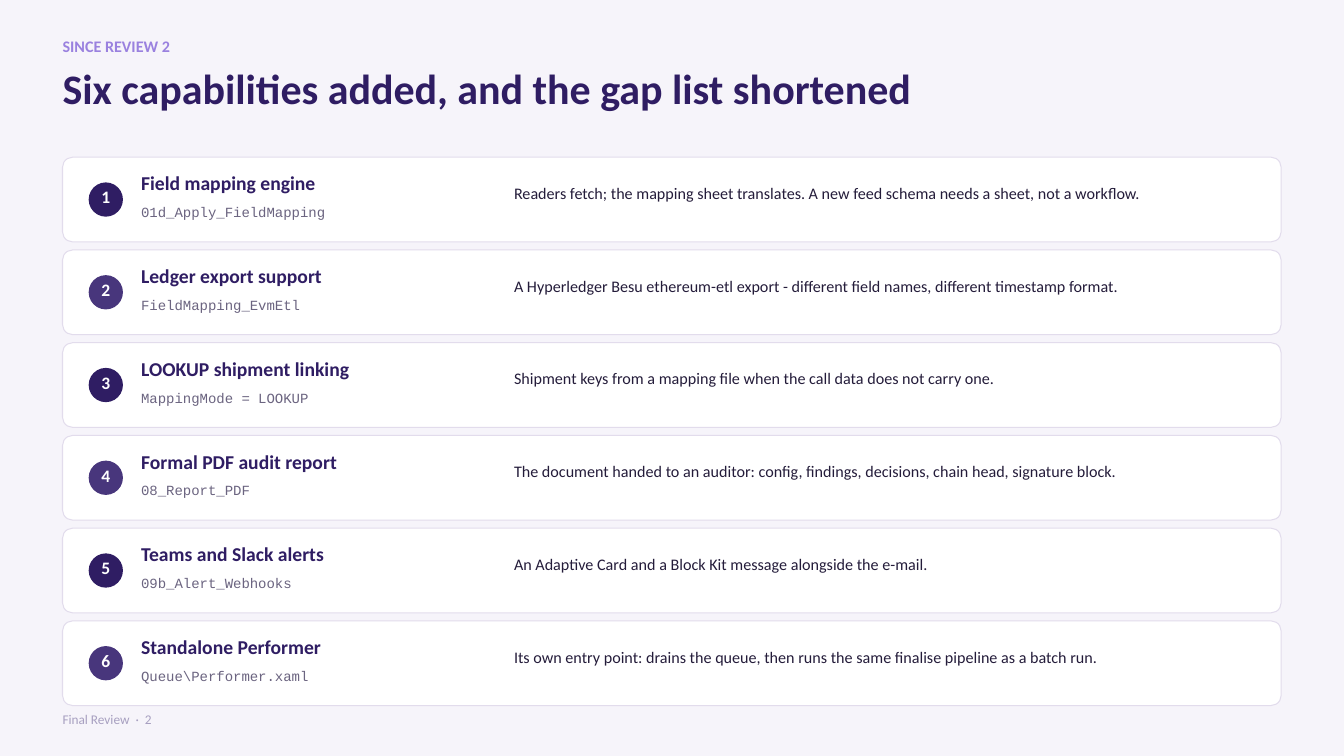
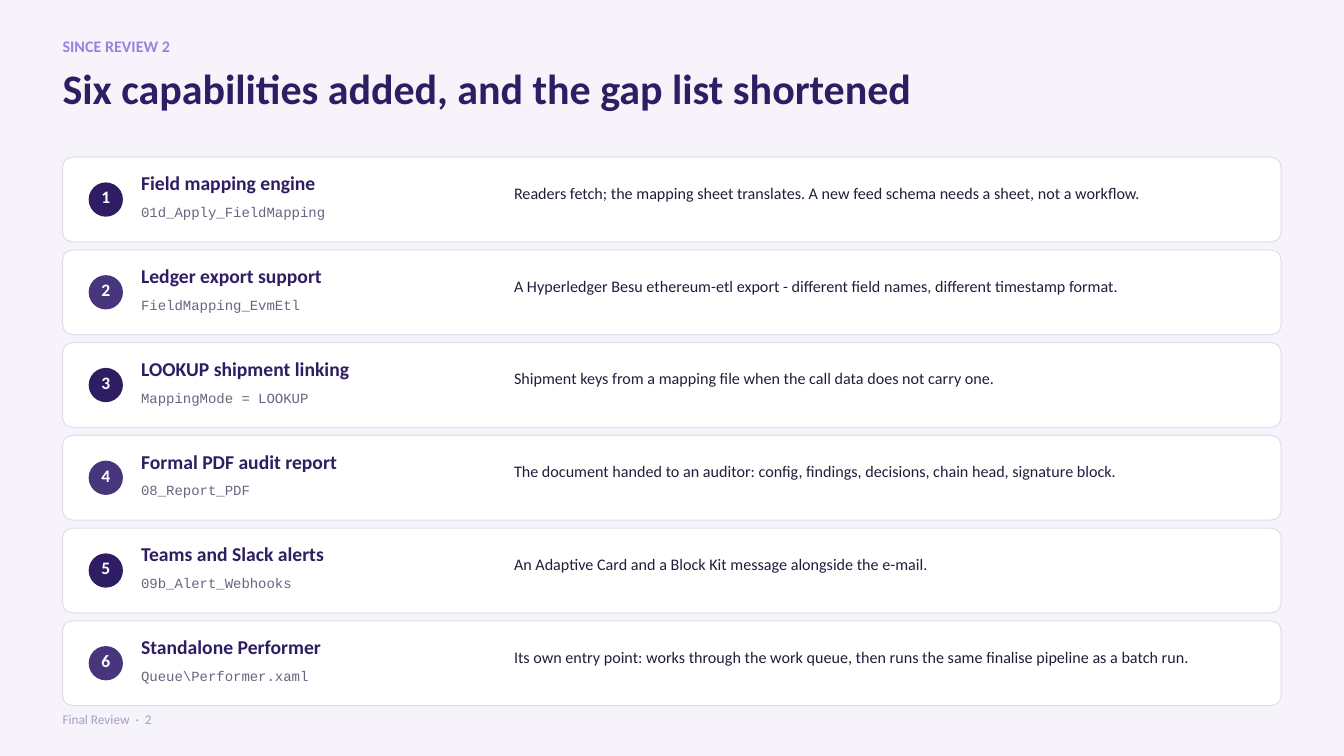
Before and after one commit to AdithyaSM31/UiPath-Blockchain-Transaction-Validation, a slide deck: slide 2 of RPA Project Final Review.pptx. Drawn at 1344x756 pixels with LibreOffice and Linux fonts; fonts in the diff are those of the drawing. Boxes give left, top, right and bottom in pixels: in the first picture for what was removed or moved away, otherwise in the second. Text is boxed around its words. In the diff, an @@ line names an element or a change of style, - is before the commit and + after.

```diff
--- a/RPA Project Final Review.pptx
+++ b/RPA Project Final Review.pptx
@@ text at (x1=514, y1=651, x2=1189, y2=666): text changed @@
-Its own entry point: drains the queue, then runs the same finalise pipeline as a batch run.
+Its own entry point: works through the work queue, then runs the same finalise pipeline as a batch run.
```
Also in this commit, not shown: 5 other slides changed, 12 other files.
